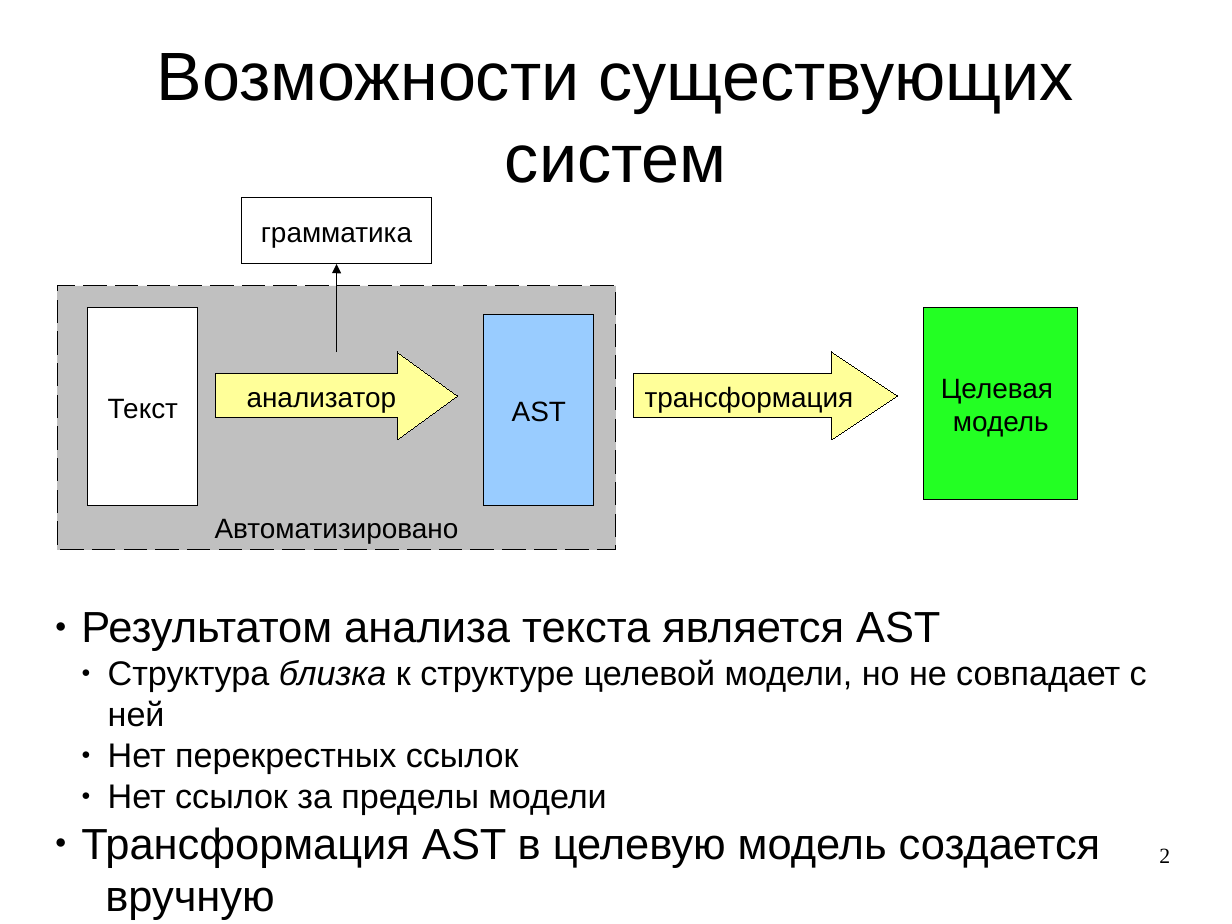
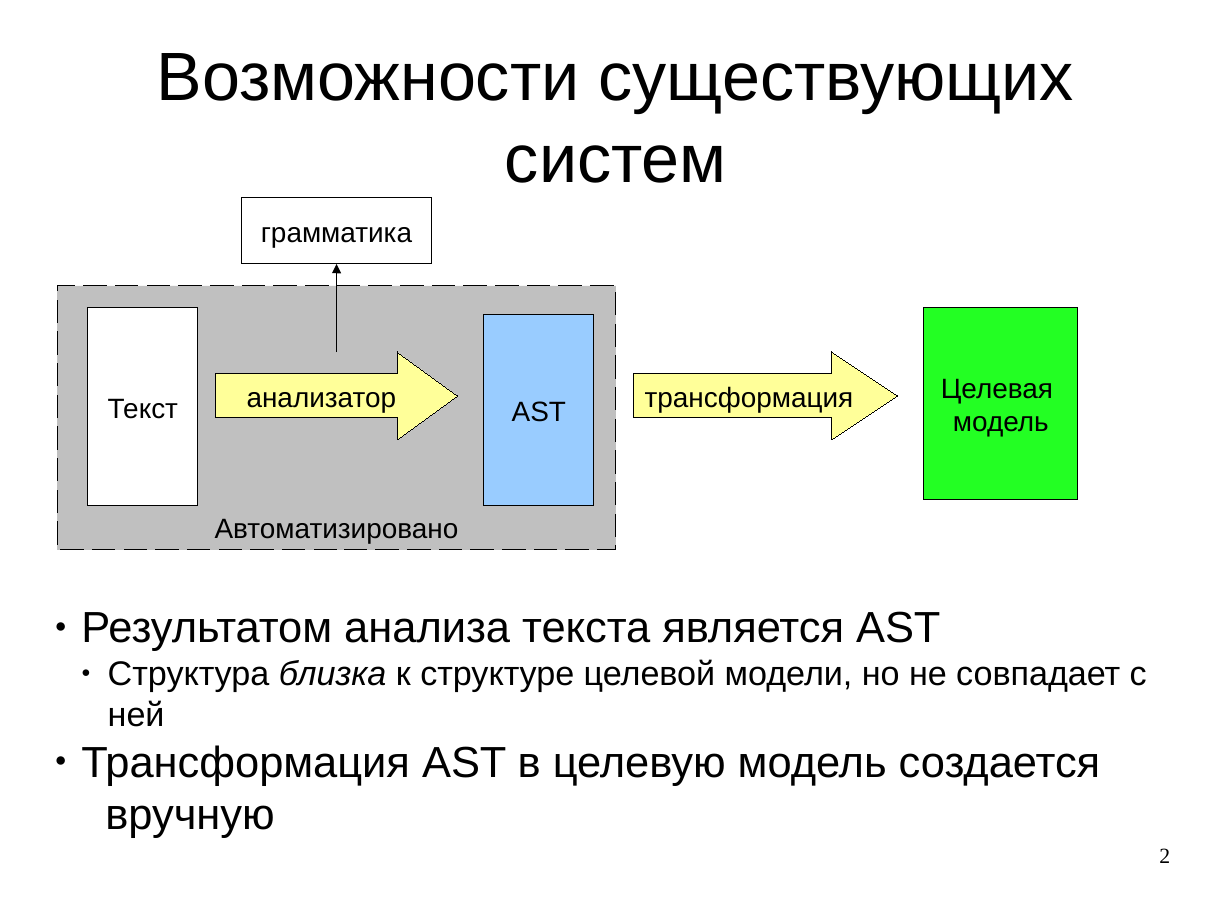
Before and after one commit to abreslav-from-google-code/abreslav, a slide deck: slide 2 of astrans/thesis.rus/Презентация.odp. Drawn at 1232x924 pixels with LibreOffice and Linux fonts; fonts in the diff are those of the drawing. Boxes give left, top, right and bottom in pixels: in the first picture for what was removed or moved away, otherwise in the second. Text is boxed around its words. In the diff, an @@ line names an element or a change of style, - is before the commit and + after.

```diff
--- a/astrans/thesis.rus/Презентация.odp
+++ b/astrans/thesis.rus/Презентация.odp
@@ text at (108, 743, 606, 815): paragraphs removed @@
-  ● Нет перекрестных ссылок
-  ● Нет ссылок за пределы модели
```
Also in this commit, not shown: 6 other slides changed, 10 slides added, 3 slides removed.
